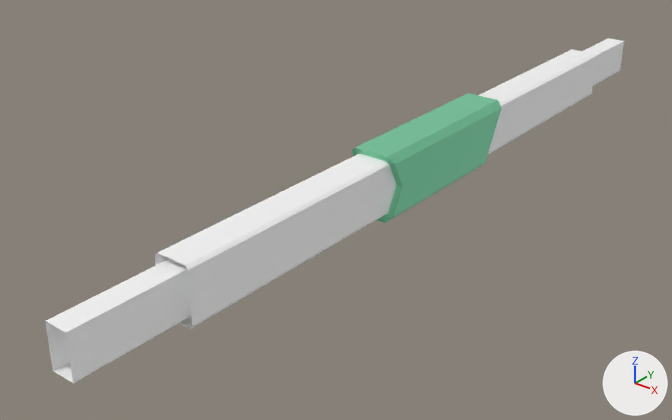
What one commit did to the glTF model Objects/Friendlies/StationShip Engine.glb.
The view is the same before and after, from a 50 mm camera at (14.1, -22.14, 10.74) aimed at (-1.74, -2.34, -1.54). The axes (+X, +Y, +Z) are drawn at lower right. The lights are the same throughout. The first picture is the older version.

Objects in the first picture: 'Origin ShipThrusterBase', 'ShipThrusterBack', 'ShipThrusterFront'.
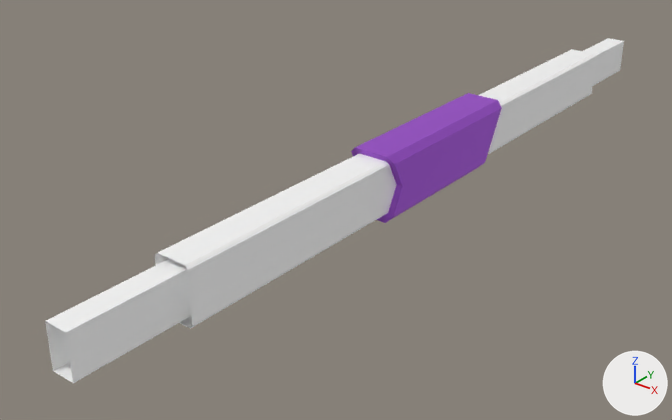
The change in detail:
Material 'Fighter Frame' (mat_fighter_frame) changes colour from green #99e2bf to purple #b86ee2; in linear values from (0.319, 0.763, 0.522) to (0.482, 0.155, 0.763).

Where the change shows, as pixel boxes (x1, y1, x2, y2) in the pictures (672 x 420 px):
'Origin ShipThrusterBase', recoloured (green to purple): (351, 93, 501, 223) in both
